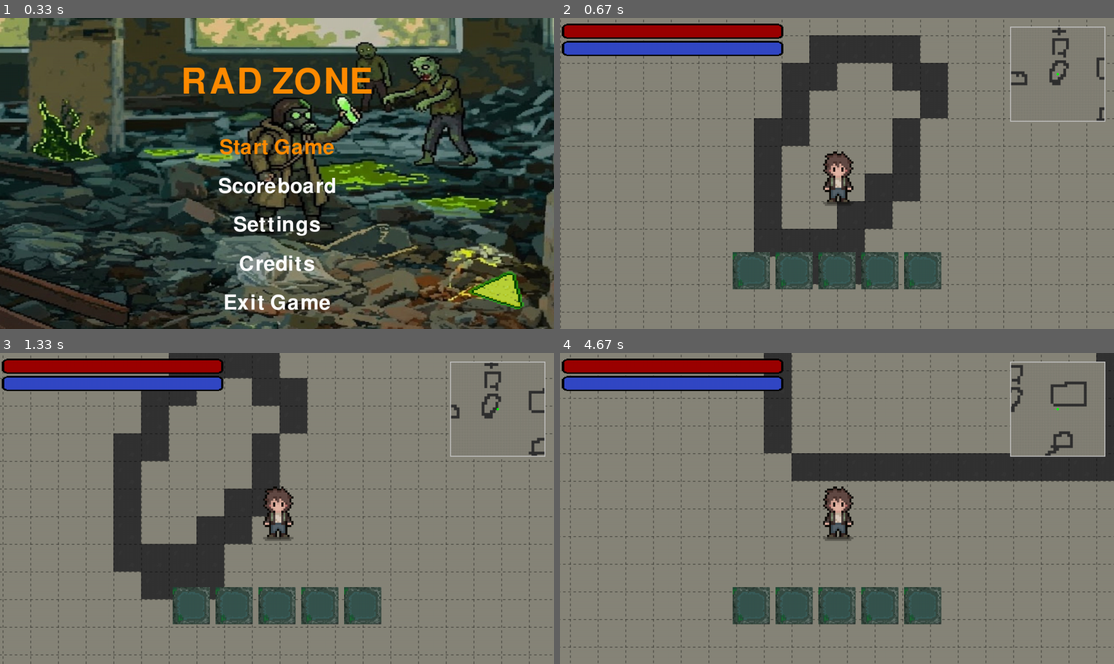
Above: before the commit, frames 1-4 (two rows, left to right).
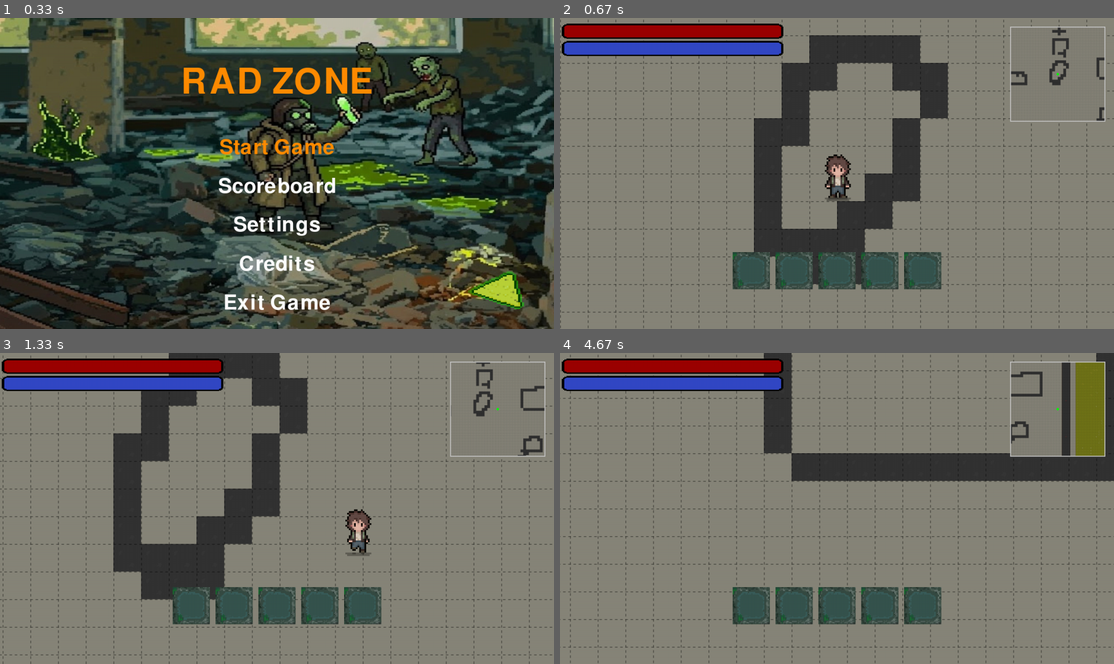
Above: after the commit, the same moments.

Repository: McM4nus/RAD_ZONE_pygame
Game: pygame game, started from RAD ZONE/current version/main.py
The game is run twice, just before and just after one commit, with the same random seed, the same clock (stepped at 60 frames per second) and the same inputs.
Inputs:
- Up to frame 1 (0.33 s): no input
- Up to frame 2 (0.67 s): click "Start Game" at 0.38 s
- Up to frame 3 (1.33 s): hold D 0.67-1.13 s; hold S from 1.17 s (still down); tap Z at 1.23 s
- Up to frame 4 (4.67 s): release S at 1.47 s; hold D 1.5-2.13 s; tap Z at 1.57, 1.87, 2.23, 2.63, 2.93, 3.13, 3.43, 3.63, 3.97, 4.27, 4.63 s; hold S 2.17-2.53 s; tap E at 2.32, 3.72 s; hold D 2.57-3.03 s; hold D 3.07-3.53 s; hold S 3.57-3.87 s; hold D 3.9-4.53 s; hold S from 4.57 s (still down)

Frame 1 is identical in both runs. In frame 2, 0.5% of the frame differs, in the area x 47-53%, y 42-61%; in frame 3, 2.0%; in frame 4, 3.3%, in the area x 47-99%, y 2-61%.

Commit message:
added movement animation

Diff:
--- /dev/null
+++ b/RAD ZONE/current version/animation.py
@@ -0,0 +1,79 @@
+import pygame
+import os
+
+# ---------- CONSTANTS ----------
+FRAME_W, FRAME_H = 32, 32
+SCALE = 4
+ANIM_FPS = 10
+
+DIRECTIONS = ["front", "back", "right", "left"]
+
+
+# ---------- HELPERS ----------
+def load_sheet_anim(path, frames_per_dir):
+    """
+    Loads a sprite sheet with rows = directions and columns = frames
+    Returns: dict[direction] -> list[Surface]
+    """
+    sheet = pygame.image.load(path).convert_alpha()
+    animations = {}
+
+    for row, direction in enumerate(DIRECTIONS):
+        frames = []
+        for col in range(frames_per_dir):
+            frame = pygame.Surface((FRAME_W, FRAME_H), pygame.SRCALPHA)
+
+            frame.blit(
+                sheet,
+                (0, 0),
+                (col * FRAME_W, row * FRAME_H, FRAME_W, FRAME_H)
+            )
+
+            frame = pygame.transform.scale(
+                frame,
+                (FRAME_W * SCALE, FRAME_H * SCALE)
+            )
+
+            frames.append(frame)
+
+        animations[direction] = frames
+
+    return animations
+
+
+# ---------- ANIMATOR ----------
+class Animator:
+    def __init__(self, assets_path):
+        self.state = "idle"
+        self.direction = "front"
+        self.frame_index = 0.0
+
+        self.animations = {
+            "idle": load_sheet_anim(os.path.join("RAD ZONE\current version\Graphics\Idle.png"), 1),
+            "walk": load_sheet_anim(os.path.join("RAD ZONE\current version\Graphics\Walk.png"), 3),
+        }
+
+        self.image = self.animations["idle"]["front"][0]
+
+    def update(self, velocity: pygame.Vector2, dt: float):
+        """
+        Updates animation based on movement direction and speed.
+        """
+        # ----- STATE & DIRECTION -----
+        if velocity.length() > 0:
+            self.state = "walk"
+            if abs(velocity.x) > abs(velocity.y):
+                self.direction = "right" if velocity.x > 0 else "left"
+            else:
+                self.direction = "front" if velocity.y > 0 else "back"
+        else:
+            self.state = "idle"
+            self.frame_index = 0  # snap to first idle frame
+
+        # ----- FRAME ADVANCE -----
+        frames = self.animations[self.state][self.direction]
+        self.frame_index = (self.frame_index + ANIM_FPS * dt) % len(frames)
+        self.image = frames[int(self.frame_index)]
+
+    def get_image(self) -> pygame.Surface:
+        return self.image
--- a/RAD ZONE/current version/game.py
+++ b/RAD ZONE/current version/game.py
@@ -96,7 +96,7 @@
                 "icon": load_icon("RAD ZONE/current version/Graphics/shotgun.png"),
                 "weapon_surf": load_weapon("RAD ZONE/current version/Graphics/shotgun.png")
             },
-            "machine_gun": {
+            "rifle": {
                 "icon": load_icon("RAD ZONE/current version/Graphics/machine_gun.png"),
                 "weapon_surf": load_weapon("RAD ZONE/current version/Graphics/machine_gun.png")
             },
@@ -227,8 +227,8 @@
 
             pygame.display.flip()
 
-    def load_icon(path):
-        return ImageLoader.load(path, size=(48, 48))[0]
-
-    def load_weapon(path):
-        return ImageLoader.load(path, size=(96, 96))[0]
+    # def load_icon(path):
+    #     return ImageLoader.load(path, size=(48, 48))[0]
+
+    # def load_weapon(path):
+    #     return ImageLoader.load(path, size=(96, 96))[0]
--- a/RAD ZONE/current version/player.py
+++ b/RAD ZONE/current version/player.py
@@ -1,5 +1,6 @@
 import pygame
 from weapon import Weapon
+from animation import Animator
 
 
 class Player:
@@ -7,6 +8,7 @@
         self._surf = surf
         self._rect = rect
         self.sound = sound
+        self.animator = Animator("RAD ZONE/current version/Graphics/player")
 
         self._was_mouse_pressed = False  # tracks mouse state for single-shot
         self.available_weapons = [
@@ -61,6 +63,24 @@
         moving = keys[pygame.K_z] or keys[pygame.K_q] or keys[pygame.K_s] or keys[pygame.K_d]
         sprinting = keys[pygame.K_LSHIFT] and moving
 
+        dx = keys[pygame.K_d] - keys[pygame.K_q]
+        dy = keys[pygame.K_s] - keys[pygame.K_z]
+        velocity = pygame.Vector2(dx, dy)
+
+        # Normalize diagonal movement
+        if velocity.length() > 0:
+            velocity = velocity.normalize()
+
+        # Move player
+        self._rect.centerx += velocity.x * self._speed * dt
+        self._rect.centery += velocity.y * self._speed * dt
+
+        # Update animation
+        self.animator.update(velocity, dt)
+
+
+
+
         if self._stamina <= self._exhaust_at:
             self._exhausted = True
         elif self._stamina >= self._recover_at:
@@ -95,7 +115,10 @@
 
 
     def draw(self, screen):
-        screen.blit(self._surf, self._rect)
+        image = self.animator.get_image()
+        rect = image.get_rect(center=self._rect.center)
+        screen.blit(image, rect)
+
 
     def next_weapon(self):
         if not self.available_weapons:
Binary file added: RAD ZONE/current version/Graphics/Walk.png
